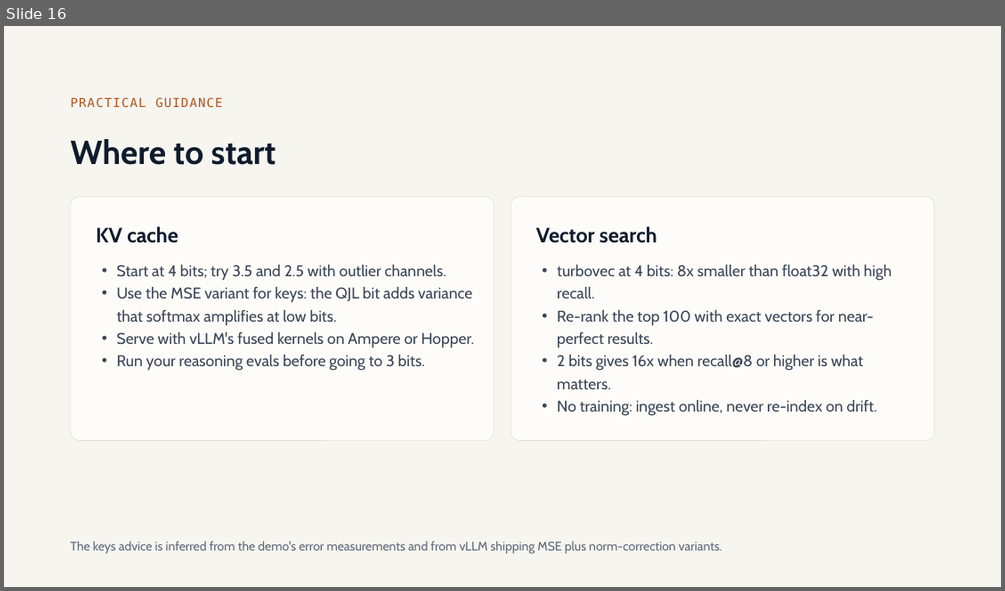
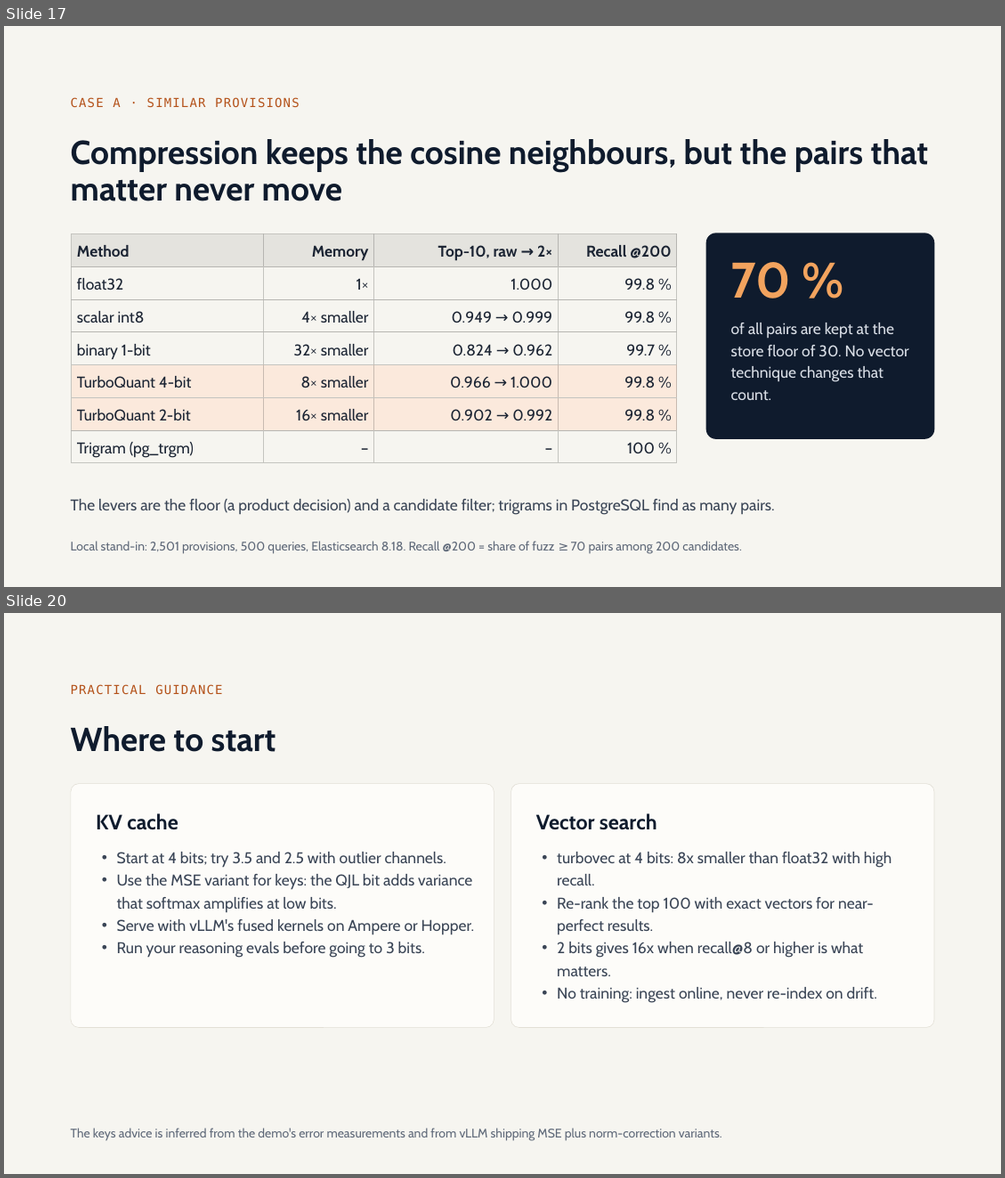
Before and after one commit to olonok69/TurboQuant_ML, a slide deck: docs/TurboQuant.pptx. Shown one above the other, each under a label of ours: slide 16 before the commit, slides 17 and 20 after it; the slides between them are not shown. The pictures are 1005x591 and 1005x1178 pixels, drawn with LibreOffice and Linux fonts; fonts in the diff are those of the drawing. Boxes give left, top, right and bottom in pixels: in the first picture for what was removed or moved away, otherwise in the second. Text is boxed around its words. In the diff, an @@ line names an element or a change of style, - is before the commit and + after.

```diff
--- a/docs/TurboQuant.pptx
+++ b/docs/TurboQuant.pptx
@@ slide 17 added at <box>4,26,1001,587</box>, background #F6F5F0 @@
@@ text added at <box>71,97,299,107</box>, 12 pt, text #B4521A @@
+CASE A · SIMILAR PROVISIONS
@@ title added at <box>71,139,929,201</box>, 32 pt, text #0F1B2D, bold @@
+Compression keeps the cosine neighbours, but the pairs that matter never move
@@ table added at <box>72,234,677,461</box>, 7 rows, 4 columns @@
+Method | Memory | Top-10, raw → 2× | Recall @200
+float32 | 1× | 1.000 | 99.8 %
+scalar int8 | 4× smaller | 0.949 → 0.999 | 99.8 %
+binary 1-bit | 32× smaller | 0.824 → 0.962 | 99.7 %
+TurboQuant 4-bit | 8× smaller | 0.966 → 1.000 | 99.8 %
+TurboQuant 2-bit | 16× smaller | 0.902 → 0.992 | 99.8 %
+Trigram (pg_trgm) | – | – | 100 %
@@ rounded rectangle added at <box>706,233,935,440</box>, fill #0F1B2D @@
@@ text added at <box>731,262,792,298</box>, 48 pt, text #F2A35E, bold @@
+70 %
@@ text added at <box>731,322,908,400</box>, 15 pt, text #D9DEE6 @@
+of all pairs are kept at the store floor of 30. No vector technique changes that count.
@@ text added at <box>71,499,774,515</box>, 15 pt, text #3A4556 @@
+The levers are the floor (a product decision) and a candidate filter; trigrams in PostgreSQL find as many pairs.
@@ text added at <box>71,540,741,554</box>, 12 pt, text #5F6979 @@
+Local stand-in: 2,501 provisions, 500 queries, Elasticsearch 8.18. Recall @200 = share of fuzz ≥ 70 pairs among 200 candidates.
@@ what was slide 16 is now slide 20 @@
```
Also in this commit, not shown: 3 other slides added, 5 other files.
